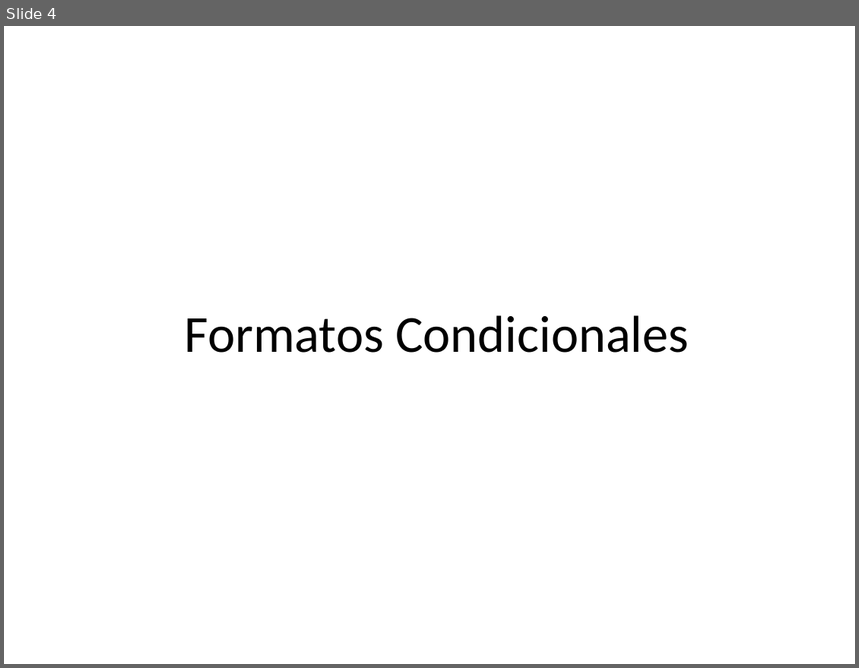
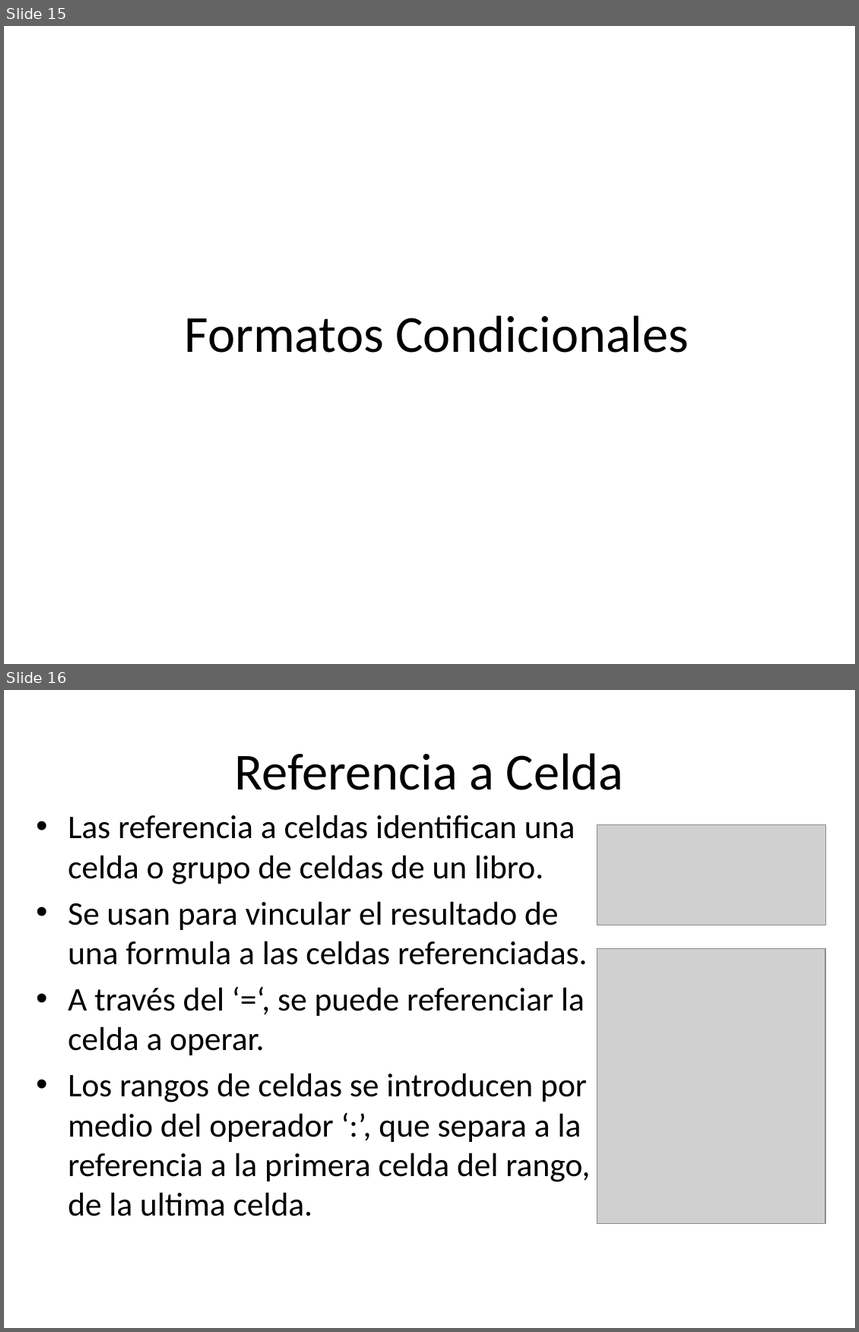
Before and after one commit to kleberloayzacastro/universidad, a slide deck: 2015-2016/clases/computacion_aplicada_2/clase_1/clase1.pptx. Shown one above the other, each under a label of ours: slide 4 before the commit, slides 15 and 16 after it. The pictures are 859x668 and 859x1332 pixels, drawn with LibreOffice and Linux fonts; fonts in the diff are those of the drawing; grey boxes stand for pictures. Boxes give left, top, right and bottom in pixels: in the first picture for what was removed or moved away, otherwise in the second. Text is boxed around its words. In the diff, an @@ line names an element or a change of style, - is before the commit and + after.

```diff
--- a/2015-2016/clases/computacion_aplicada_2/clase_1/clase1.pptx
+++ b/2015-2016/clases/computacion_aplicada_2/clase_1/clase1.pptx
@@ slide 16 added at (4,690,855,1328), background #FFFFFF @@
@@ title added at (235,753,624,790), 44 pt, text #000000 @@
+Referencia a Celda
@@ text added at (68,815,590,1217), 28 pt, text #000000 @@
+• Las referencia a celdas identifican una celda o grupo de celdas de un libro.
+• Se usan para vincular el resultado de una formula a las celdas referenciadas.
+• A través del ‘=‘, se puede referenciar la celda a operar.
+• Los rangos de celdas se introducen por medio del operador ‘:’, que separa a la referencia a la primera celda del rango, de la ultima celda.
@@ picture added at (598,825,826,926) @@
@@ picture added at (598,948,826,1224) @@
@@ what was slide 4 is now slide 15 @@
```
Also in this commit, not shown: 1 slide changed, 14 other slides added, 26 other files.
